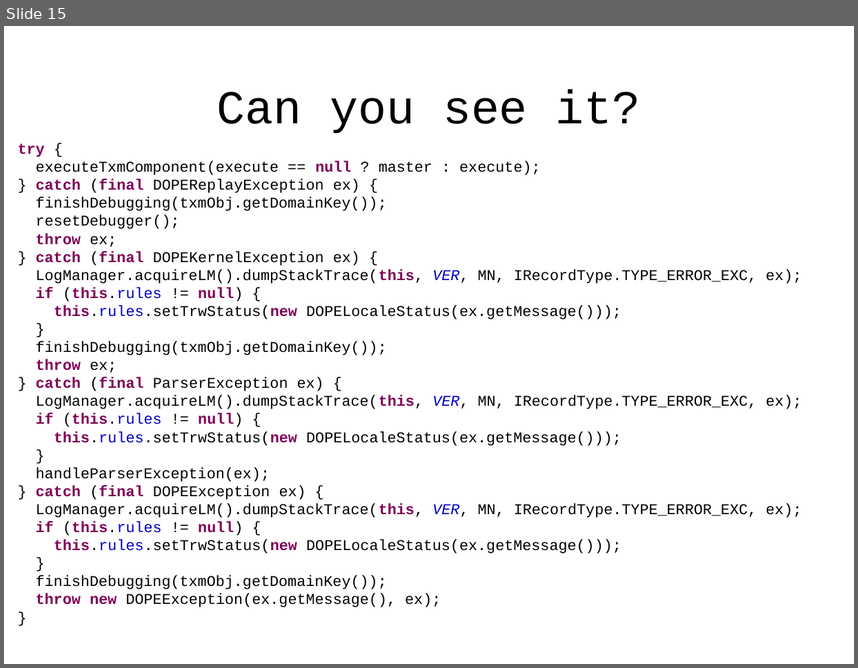
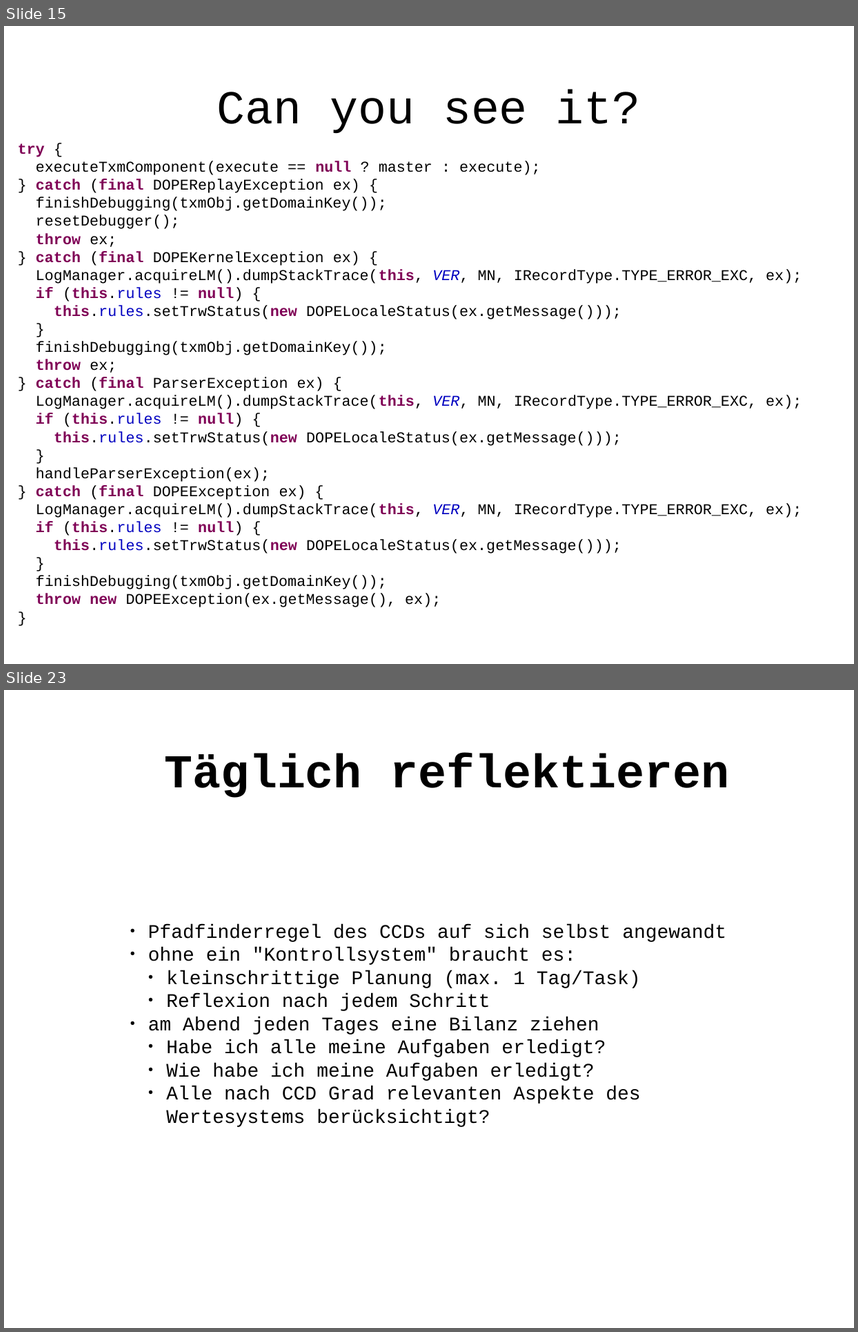
Before and after one commit to Weltraumschaf/Slides, a slide deck: CleanCodeDeveloper/RoterDan1/CCD_Roter_Dan_1.odp. Shown one above the other, each under a label of ours: slide 15 before the commit, slides 15 and 23 after it; the slides between them are not shown. The pictures are 858x668 and 858x1332 pixels, drawn with LibreOffice and Linux fonts; fonts in the diff are those of the drawing. Boxes give left, top, right and bottom in pixels: in the first picture for what was removed or moved away, otherwise in the second. Text is boxed around its words. In the diff, an @@ line names an element or a change of style, - is before the commit and + after.

```diff
--- a/CleanCodeDeveloper/RoterDan1/CCD_Roter_Dan_1.odp
+++ b/CleanCodeDeveloper/RoterDan1/CCD_Roter_Dan_1.odp
@@ slide 23 added at <box>4,690,854,1328</box>, background #FFFFFF @@
@@ title added at <box>164,753,730,798</box>, 44 pt, text #000000, bold @@
+  Täglich reflektieren
@@ text added at <box>148,924,726,1127</box>, 18 pt, text #000000 @@
+● Pfadfinderregel des CCDs auf sich selbst angewandt
+● ohne ein "Kontrollsystem" braucht es:
+  ● kleinschrittige Planung (max. 1 Tag/Task)
+  ● Reflexion nach jedem Schritt
+● am Abend jeden Tages eine Bilanz ziehen
+  ● Habe ich alle meine Aufgaben erledigt?
+  ● Wie habe ich meine Aufgaben erledigt?
+  ● Alle nach CCD Grad relevanten Aspekte des Wertesystems berücksichtigt?
```
Also in this commit, not shown: 3 slides changed, 8 other slides added, 3 slides removed, 3 other files.
